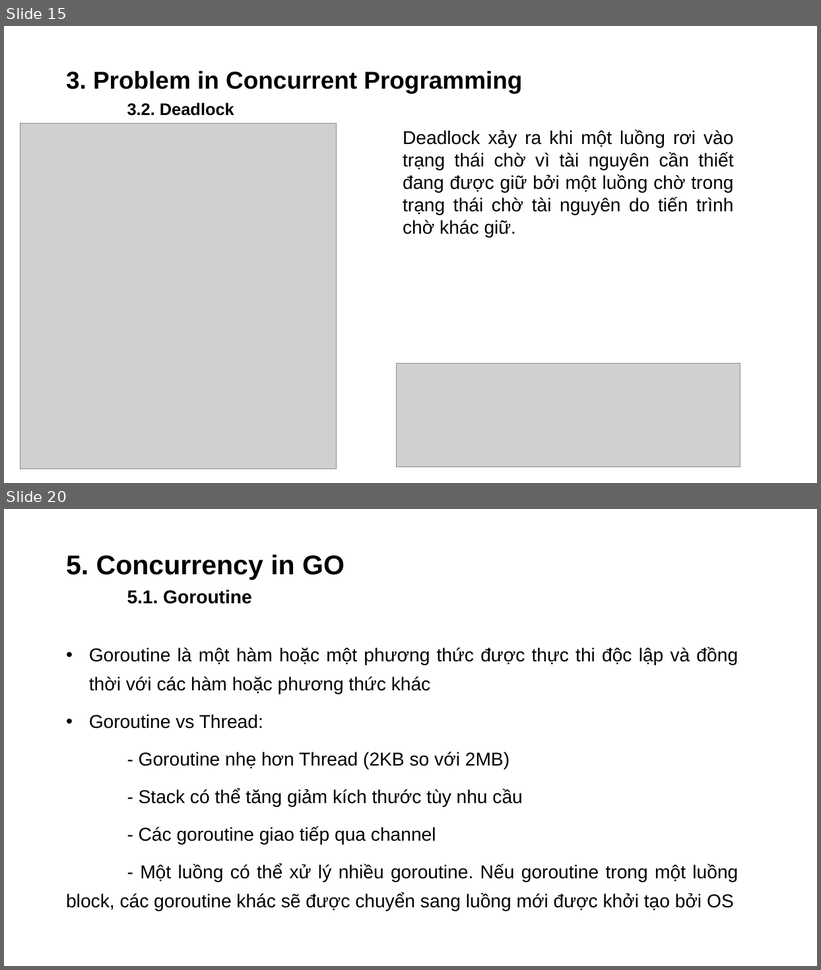
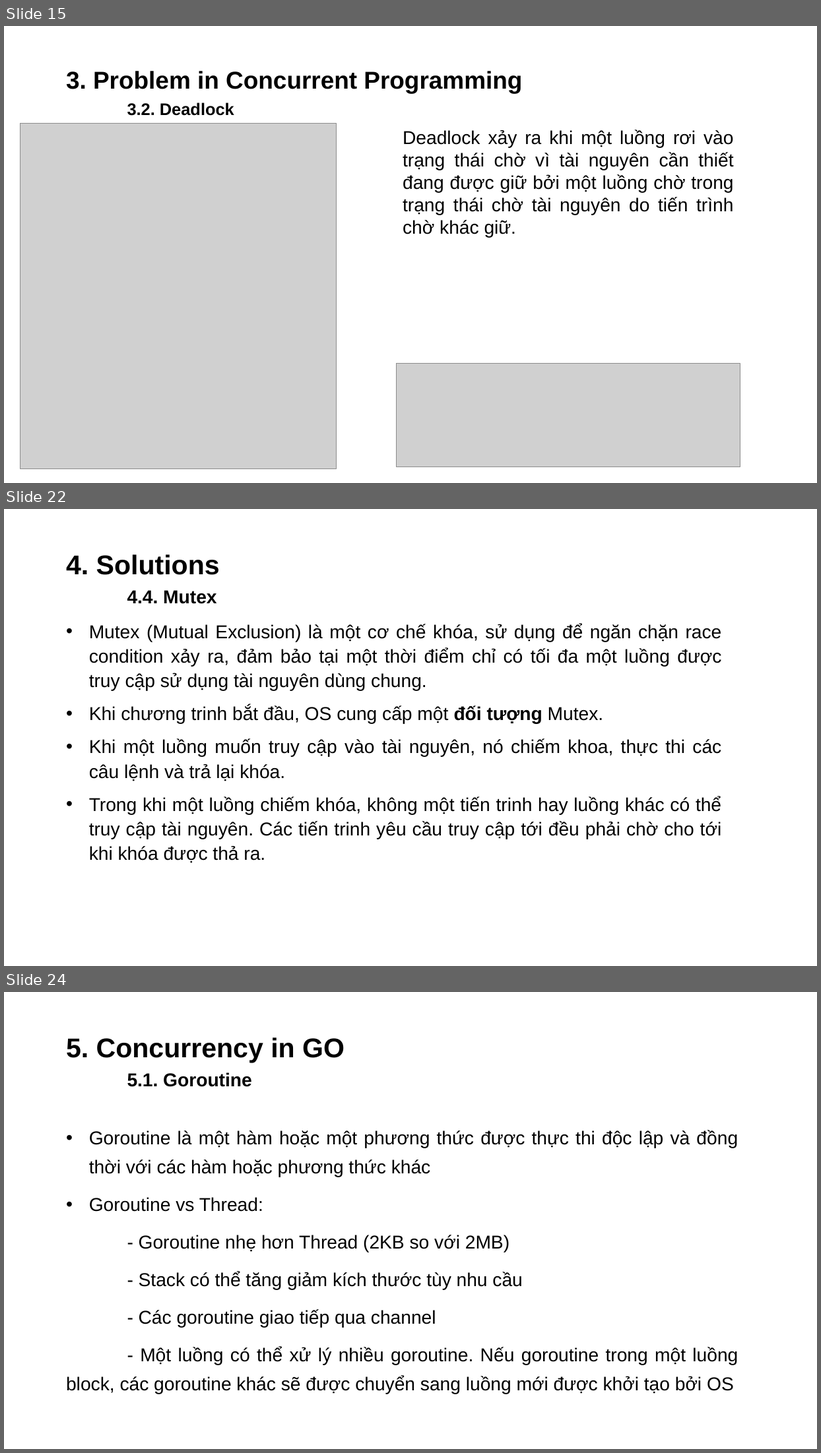
Before and after one commit to dangnm9699/Learn-Golang, a slide deck: Problem and Solution in Concurrency.pptx. Shown one above the other, each under a label of ours: slides 15 and 20 before the commit, slides 15, 22 and 24 after it; the slides between them are not shown. The pictures are 821x970 and 821x1453 pixels, drawn with LibreOffice and Linux fonts; fonts in the diff are those of the drawing; grey boxes stand for pictures. Boxes give left, top, right and bottom in pixels: in the first picture for what was removed or moved away, otherwise in the second. Text is boxed around its words. In the diff, an @@ line names an element or a change of style, - is before the commit and + after.

```diff
--- a/Problem and Solution in Concurrency.pptx
+++ b/Problem and Solution in Concurrency.pptx
@@ slide 22 added at box(4, 509, 817, 966), background #FFFFFF @@
@@ title added at box(66, 555, 220, 604), 32 pt, text #000000, bold @@
+4. Solutions
+4.4. Mutex
@@ text added at box(89, 624, 722, 863), 22 pt, text #000000 @@
+• Mutex (Mutual Exclusion) là một cơ chế khóa, sử dụng để ngăn chặn race condition xảy ra, đảm bảo tại một thời điểm chỉ có tối đa một luồng được truy cập sử dụng tài nguyên dùng chung.
+• Khi chương trinh bắt đầu, OS cung cấp một đối tượng Mutex.
+• Khi một luồng muốn truy cập vào tài nguyên, nó chiếm khoa, thực thi các câu lệnh và trả lại khóa.
+• Trong khi một luồng chiếm khóa, không một tiến trinh hay luồng khác có thể truy cập tài nguyên. Các tiến trinh yêu cầu truy cập tới đều phải chờ cho tới khi khóa được thả ra.
@@ what was slide 20 is now slide 24 @@
```
Also in this commit, not shown: 7 slides changed, 18 other slides added, 6 slides removed, 1 other file.
